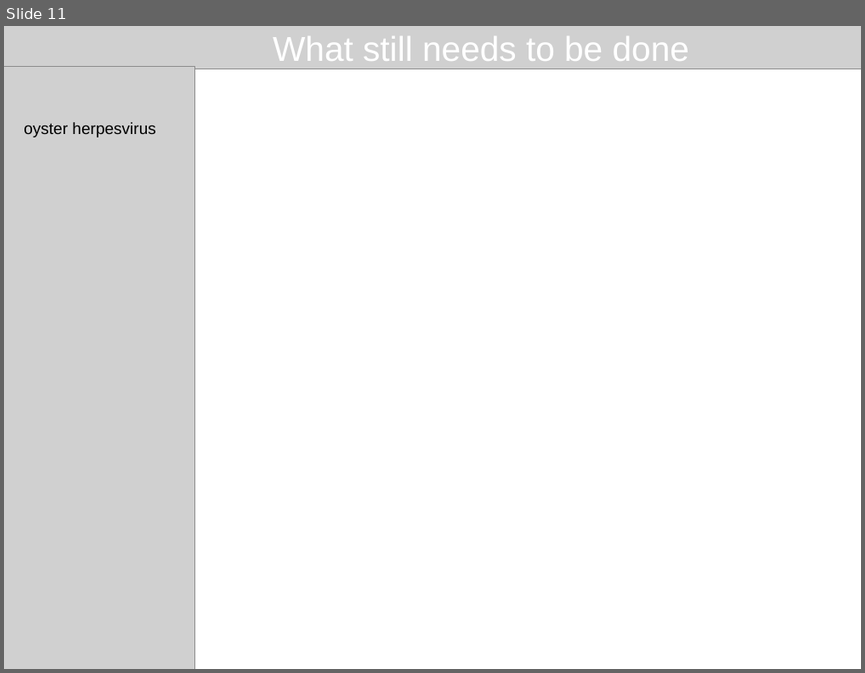
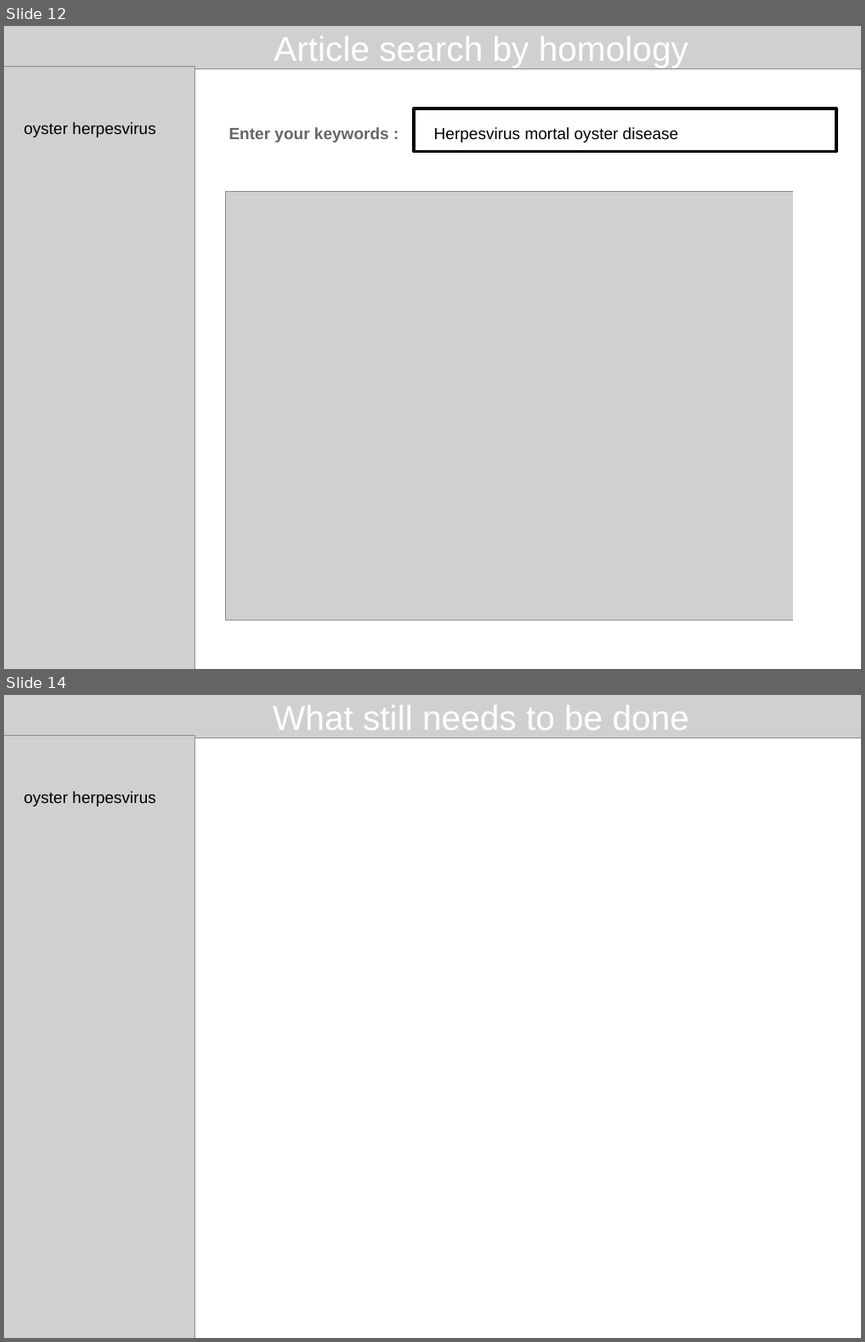
Before and after one commit to propan2one/BibliographeR, a slide deck: slidesUser2019.odp. Shown one above the other, each under a label of ours: slide 11 before the commit, slides 12 and 14 after it; the slides between them are not shown. The pictures are 865x673 and 865x1342 pixels, drawn with LibreOffice and Linux fonts; fonts in the diff are those of the drawing; grey boxes stand for pictures. Boxes give left, top, right and bottom in pixels: in the first picture for what was removed or moved away, otherwise in the second. Text is boxed around its words. In the diff, an @@ line names an element or a change of style, - is before the commit and + after.

```diff
--- a/slidesUser2019.odp
+++ b/slidesUser2019.odp
@@ slide 12 added at (4, 26, 861, 669), background #FFFFFF @@
@@ picture added at (4, 26, 861, 69) @@
@@ title added at (273, 36, 688, 68), 32 pt, text #FFFFFF @@
+Article search by homology
@@ picture added at (4, 67, 195, 669) @@
@@ text added at (24, 122, 155, 137), 15 pt, text #000000 @@
+oyster herpesvirus
@@ text added at (229, 127, 389, 142), 15 pt, text #666666, bold @@
+Enter your keywords :
@@ rectangle added at (415, 108, 837, 151), fill #FFFFFF, outline #000000 2.89 pt @@
@@ text added at (434, 127, 679, 142), 15 pt, text #000000 @@
+Herpesvirus mortal oyster disease
@@ rectangle added at (794, 160, 856, 638), fill #FFFFFF, outline #FFFFFF 0 pt @@
@@ picture added at (226, 192, 800, 620) @@
@@ what was slide 11 is now slide 14 @@
```
Also in this commit, not shown: 3 slides changed, 2 other slides added.
